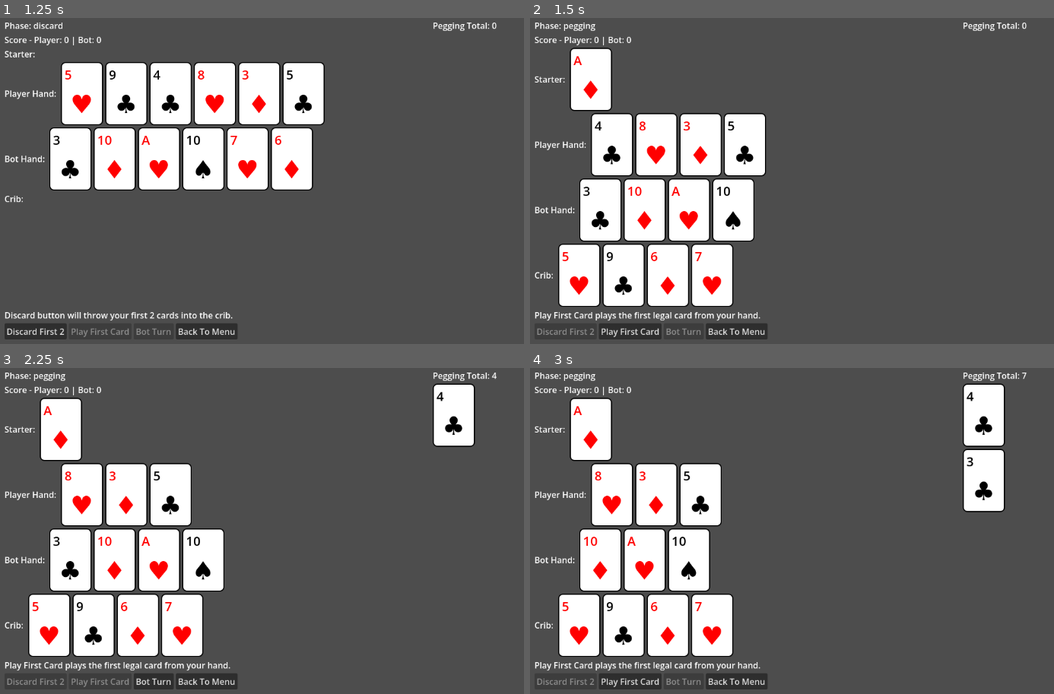
Above: before the commit, frames 1-4 (two rows, left to right).
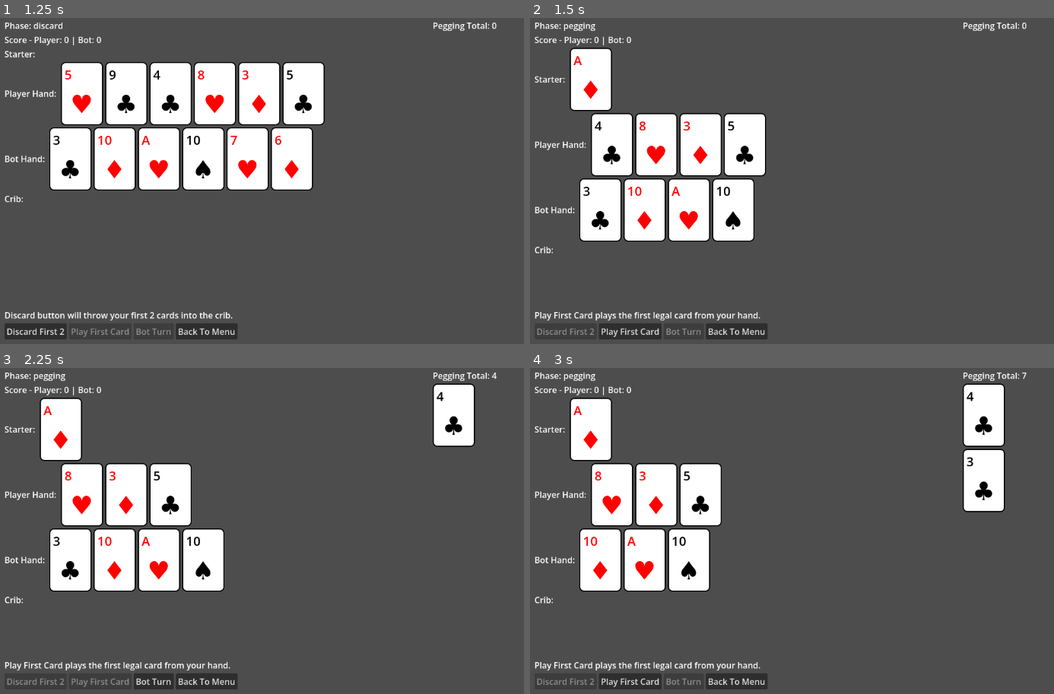
Above: after the commit, the same moments.

Repository: KieranLR/super-cribbage
Game: Godot game, scene res://scenes/menus/MainMenu.tscn
Same seed, same stepped clock (60 frames per second), same inputs: the game is played once before the commit and once after it.
Inputs:
- Up to frame 1 (1.25 s): click "Start Game" at 0.5 s
- Up to frame 2 (1.5 s): click "Discard First 2" at 1.25 s
- Up to frame 3 (2.25 s): click "Play First Card" at 2 s
- Up to frame 4 (3 s): click "Bot Turn" at 2.75 s

Frame 1 is identical in both runs. In frame 2, 6.3% of the frame differs, in the area x 0-39%, y 69-89%; in frame 3, 6.3%; in frame 4, 6.3%.

Commit message:
add scoring phase.

Diff:
--- a/src/cribbage/flow/match_flow.gd
+++ b/src/cribbage/flow/match_flow.gd
@@ -54,7 +54,7 @@
 		_reset_pegging_sequence(state)
 
 	if _is_pegging_complete(state):
-		_finish_pegging_and_score_hands(state)
+		_start_counting_phase(state)
 	else:
 		var opponent_hand := state.opponent.hand if side == "player" else state.player.hand
 		var can_opponent_play := not LegalMoves.get_legal_pegging_cards(opponent_hand, state.pegging_total).is_empty()
@@ -145,21 +145,39 @@
 func _is_pegging_complete(state: MatchState) -> bool:
 	return state.player.hand.is_empty() and state.opponent.hand.is_empty()
 
-func _finish_pegging_and_score_hands(state: MatchState) -> void:
-	state.current_phase = MatchState.PHASE_COUNT_HANDS
-	state.player.score += Scoring.score_hand(state.player.played_cards, state.starter_card, false)
-	state.opponent.score += Scoring.score_hand(state.opponent.played_cards, state.starter_card, false)
+func _start_counting_phase(state: MatchState) -> void:
+	state.current_phase = MatchState.PHASE_COUNT_PONE
 
-	state.current_phase = MatchState.PHASE_COUNT_CRIB
-	state.opponent.score += Scoring.score_hand(state.crib, state.starter_card, true)
+func advance_scoring(state: MatchState) -> void:
+	var non_dealer := state.player if not state.player.is_dealer else state.opponent
+	var dealer := state.opponent if not state.player.is_dealer else state.player
 
+	match state.current_phase:
+		MatchState.PHASE_COUNT_PONE:
+			non_dealer.score += Scoring.score_hand(non_dealer.played_cards, state.starter_card, false)
+			if _check_for_winner(state): return
+			state.current_phase = MatchState.PHASE_COUNT_DEALER
+		MatchState.PHASE_COUNT_DEALER:
+			dealer.score += Scoring.score_hand(dealer.played_cards, state.starter_card, false)
+			if _check_for_winner(state): return
+			state.current_phase = MatchState.PHASE_COUNT_CRIB
+		MatchState.PHASE_COUNT_CRIB:
+			dealer.score += Scoring.score_hand(state.crib, state.starter_card, true)
+			if _check_for_winner(state): return
+			state.current_phase = MatchState.PHASE_ROUND_OVER
+		MatchState.PHASE_ROUND_OVER:
+			# Swap dealer for next round
+			state.player.is_dealer = not state.player.is_dealer
+			state.opponent.is_dealer = not state.opponent.is_dealer
+			start_new_round(state)
+
+func _check_for_winner(state: MatchState) -> bool:
 	if state.player.score >= 121:
 		state.current_phase = MatchState.PHASE_MATCH_OVER
 		state.winner = state.player.name
-		return
+		return true
 	if state.opponent.score >= 121:
 		state.current_phase = MatchState.PHASE_MATCH_OVER
 		state.winner = state.opponent.name
-		return
-
-	state.current_phase = MatchState.PHASE_ROUND_OVER
+		return true
+	return false
--- a/src/cribbage/models/match_state.gd
+++ b/src/cribbage/models/match_state.gd
@@ -5,7 +5,8 @@
 const PHASE_DISCARD := "discard"
 const PHASE_STARTER := "starter"
 const PHASE_PEGGING := "pegging"
-const PHASE_COUNT_HANDS := "count_hands"
+const PHASE_COUNT_PONE := "count_pone"
+const PHASE_COUNT_DEALER := "count_dealer"
 const PHASE_COUNT_CRIB := "count_crib"
 const PHASE_ROUND_OVER := "round_over"
 const PHASE_MATCH_OVER := "match_over"
--- a/src/cribbage/rules/scoring.gd
+++ b/src/cribbage/rules/scoring.gd
@@ -9,7 +9,119 @@
 		points += 2
 	return points
 
-static func score_hand(_hand: Array[Card], _starter: Card, _is_crib: bool = false) -> int:
-	# Bare-bones placeholder.
-	# Replace later with full fifteens / pairs / runs / flush / nobs scoring.
+static func score_hand(hand: Array[Card], starter: Card, is_crib: bool = false) -> int:
+	var full_hand: Array[Card] = hand.duplicate()
+	if starter:
+		full_hand.append(starter)
+
+	var points := 0
+
+	# 1. Fifteens
+	points += _score_fifteens(full_hand)
+
+	# 2. Pairs
+	points += _score_pairs(full_hand)
+
+	# 3. Runs
+	points += _score_runs(full_hand)
+
+	# 4. Flush
+	points += _score_flush(hand, starter, is_crib)
+
+	# 5. Nobs (His Nob)
+	points += _score_nobs(hand, starter)
+
+	return points
+
+static func _score_fifteens(cards: Array[Card]) -> int:
+	var points := 0
+	var n := cards.size()
+	# Check all combinations (2^n)
+	for i in range(1, 1 << n):
+		var total := 0
+		for j in range(n):
+			if (i >> j) & 1:
+				total += cards[j].get_pegging_value()
+		if total == 15:
+			points += 2
+	return points
+
+static func _score_pairs(cards: Array[Card]) -> int:
+	var points := 0
+	for i in range(cards.size()):
+		for j in range(i + 1, cards.size()):
+			if cards[i].rank == cards[j].rank:
+				points += 2
+	return points
+
+static func _score_runs(cards: Array[Card]) -> int:
+	var ranks: Array[int] = []
+	for card in cards:
+		ranks.append(card.rank)
+	ranks.sort()
+
+	var points := 0
+	# Find all unique combinations of cards that form a run
+	# In Cribbage, a run is 3 or more consecutive ranks.
+	# We need to count how many times each run is formed.
+	# Example: 4, 5, 5, 6 is two runs of 3.
+
+	# Simpler approach: find the longest run length and then handle duplicates
+	# Actually, the standard way is to count combinations.
+	# But for a hand of 5, we can just find all sub-sequences that are runs.
+	# Let's use a frequency map.
+	var freq := {}
+	for r in ranks:
+		freq[r] = freq.get(r, 0) + 1
+
+	var unique_ranks = freq.keys()
+	unique_ranks.sort()
+
+	var longest_run: Array[int] = []
+	var current_run: Array[int] = []
+
+	var i = 0
+	while i < unique_ranks.size():
+		if current_run.is_empty() or unique_ranks[i] == current_run[-1] + 1:
+			current_run.append(unique_ranks[i])
+		else:
+			if current_run.size() >= 3:
+				# Score this run
+				var multiplier := 1
+				for r in current_run:
+					multiplier *= freq[r]
+				points += current_run.size() * multiplier
+			current_run = [unique_ranks[i]]
+		i += 1
+
+	if current_run.size() >= 3:
+		var multiplier := 1
+		for r in current_run:
+			multiplier *= freq[r]
+		points += current_run.size() * multiplier
+
+	return points
+
+static func _score_flush(hand: Array[Card], starter: Card, is_crib: bool) -> int:
+	if hand.is_empty(): return 0
+
+	var first_suit = hand[0].suit
+	var hand_flush = true
+	for i in range(1, hand.size()):
+		if hand[i].suit != first_suit:
+			hand_flush = false
+			break
+
+	if hand_flush:
+		if starter and starter.suit == first_suit:
+			return hand.size() + 1
+		elif not is_crib:
+			return hand.size()
 	return 0
+
+static func _score_nobs(hand: Array[Card], starter: Card) -> int:
+	if not starter: return 0
+	for card in hand:
+		if card.rank == 11 and card.suit == starter.suit: # 11 is Jack
+			return 1
+	return 0
--- a/src/ui/game/game_controller.gd
+++ b/src/ui/game/game_controller.gd
@@ -33,10 +33,23 @@
 	phase_label.text = "Phase: %s" % state.current_phase
 	score_label.text = "Score - Player: %d | Bot: %d" % [state.player.score, state.opponent.score]
 
-	_update_card_display(starter_card_node, [state.starter_card] if state.starter_card else [])
-	_update_card_display(player_hand_cards, state.player.hand)
-	_update_card_display(opponent_hand_cards, state.opponent.hand)
-	_update_card_display(crib_cards, state.crib)
+	var starter_cards: Array[Card] = []
+	if state.starter_card:
+		starter_cards.append(state.starter_card)
+	_update_card_display(starter_card_node, starter_cards)
+	var cards_to_show_player: Array[Card] = state.player.hand
+	var cards_to_show_opponent: Array[Card] = state.opponent.hand
+	var cards_to_show_crib: Array[Card] = []
+	if state.current_phase == MatchState.PHASE_COUNT_CRIB or state.current_phase == MatchState.PHASE_ROUND_OVER:
+		cards_to_show_crib = state.crib
+
+	if state.current_phase == MatchState.PHASE_COUNT_PONE or state.current_phase == MatchState.PHASE_COUNT_DEALER or state.current_phase == MatchState.PHASE_COUNT_CRIB or state.current_phase == MatchState.PHASE_ROUND_OVER:
+		cards_to_show_player = state.player.played_cards
+		cards_to_show_opponent = state.opponent.played_cards
+
+	_update_card_display(player_hand_cards, cards_to_show_player)
+	_update_card_display(opponent_hand_cards, cards_to_show_opponent)
+	_update_card_display(crib_cards, cards_to_show_crib)
 
 	pegging_total_label.text = "Pegging Total: %d" % state.pegging_total
 	var go_text := ""
@@ -52,17 +65,34 @@
 			info_label.text = "Discard button will throw your first 2 cards into the crib."
 		MatchState.PHASE_PEGGING:
 			info_label.text = "Play First Card plays the first legal card from your hand."
+		MatchState.PHASE_COUNT_PONE:
+			var non_dealer_name := state.player.name if not state.player.is_dealer else state.opponent.name
+			info_label.text = "Counting %s's hand (Non-Dealer). Click 'Next' to score." % non_dealer_name
+		MatchState.PHASE_COUNT_DEALER:
+			var dealer_name := state.player.name if state.player.is_dealer else state.opponent.name
+			info_label.text = "Counting %s's hand (Dealer). Click 'Next' to score." % dealer_name
+		MatchState.PHASE_COUNT_CRIB:
+			var dealer_name := state.player.name if state.player.is_dealer else state.opponent.name
+			info_label.text = "Counting %s's Crib. Click 'Next' to score." % dealer_name
 		MatchState.PHASE_ROUND_OVER:
-			info_label.text = "Round over. Restart the scene to play again for now."
+			info_label.text = "Round over. Click 'Next Round' to deal again. Total Score - Player: %d | Bot: %d." % [state.player.score, state.opponent.score]
 		MatchState.PHASE_MATCH_OVER:
 			info_label.text = "Winner: %s" % state.winner
 		_:
 			info_label.text = ""
 
 	discard_button.disabled = state.current_phase != MatchState.PHASE_DISCARD
-	play_first_button.disabled = not (state.current_phase == MatchState.PHASE_PEGGING and state.current_turn == "player")
 
-	if state.current_phase == MatchState.PHASE_PEGGING and state.current_turn == "player":
+	var is_scoring_phase := state.current_phase in [MatchState.PHASE_COUNT_PONE, MatchState.PHASE_COUNT_DEALER, MatchState.PHASE_COUNT_CRIB, MatchState.PHASE_ROUND_OVER]
+
+	play_first_button.disabled = not (state.current_phase == MatchState.PHASE_PEGGING and state.current_turn == "player") and not is_scoring_phase
+
+	if is_scoring_phase:
+		if state.current_phase == MatchState.PHASE_ROUND_OVER:
+			play_first_button.text = "Next Round"
+		else:
+			play_first_button.text = "Next"
+	elif state.current_phase == MatchState.PHASE_PEGGING and state.current_turn == "player":
 		var legal_cards := LegalMoves.get_legal_pegging_cards(state.player.hand, state.pegging_total)
 		if legal_cards.is_empty() and not state.player.hand.is_empty():
 			play_first_button.text = "Say Go"
@@ -80,6 +110,11 @@
 	_refresh_ui()
 
 func _on_play_first_pressed() -> void:
+	if state.current_phase in [MatchState.PHASE_COUNT_PONE, MatchState.PHASE_COUNT_DEALER, MatchState.PHASE_COUNT_CRIB, MatchState.PHASE_ROUND_OVER]:
+		flow.advance_scoring(state)
+		_refresh_ui()
+		return
+
 	var legal_cards := LegalMoves.get_legal_pegging_cards(state.player.hand, state.pegging_total)
 	if legal_cards.is_empty():
 		if state.player.hand.is_empty():
